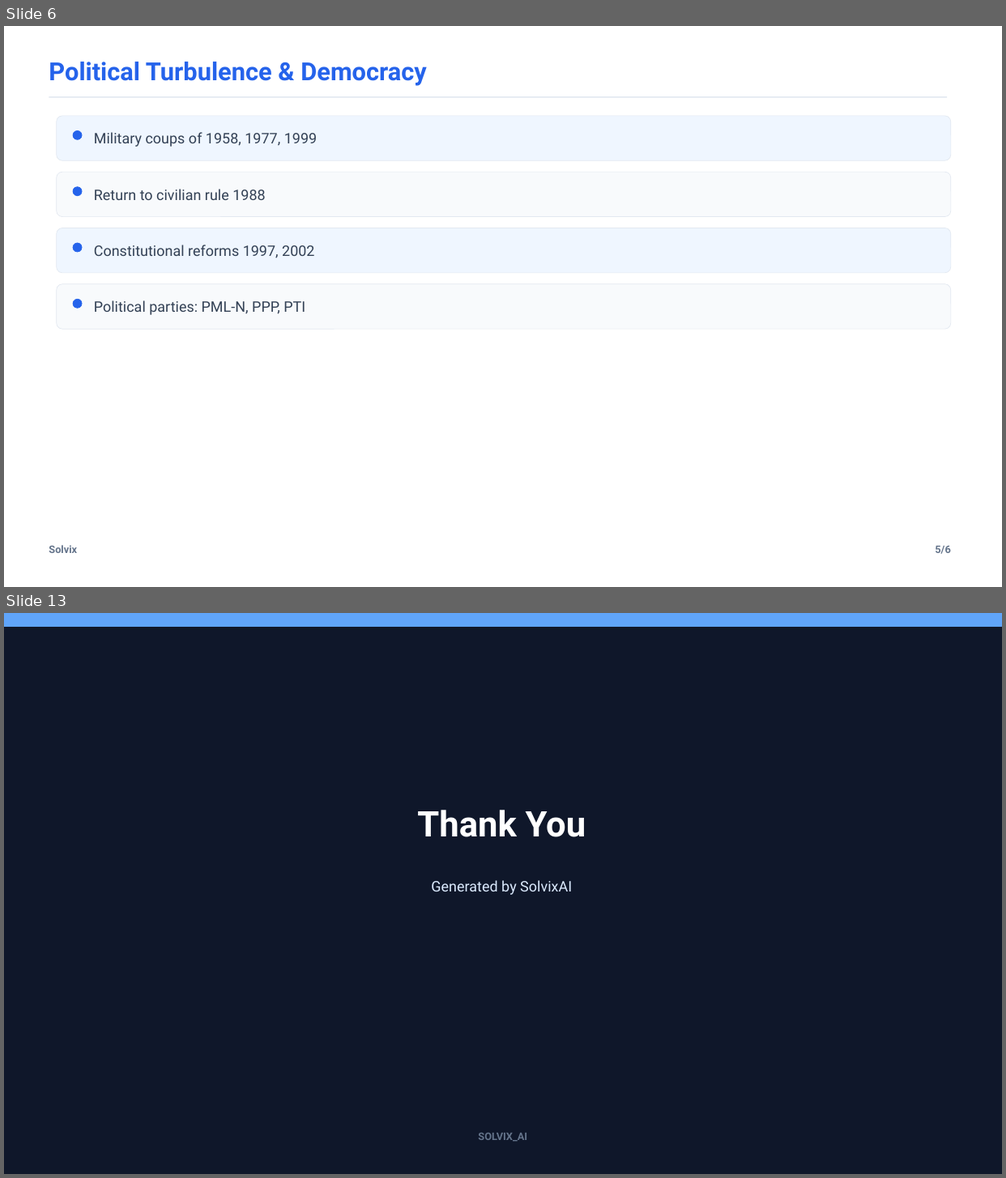
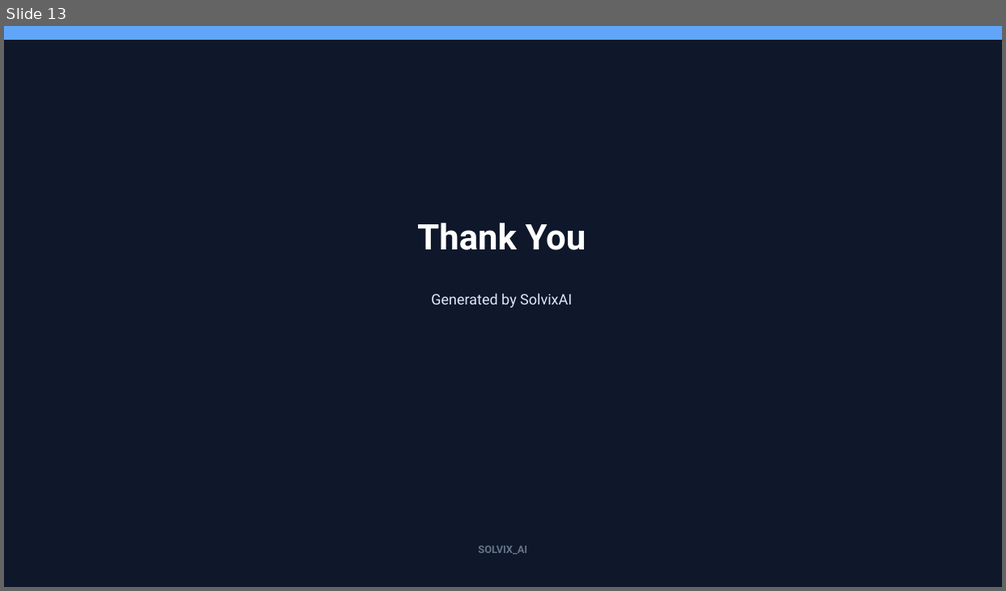
Before and after one commit to SirajAbid17/Solvix, a slide deck: backend/services/agent/presentation.pptx. Shown one above the other, each under a label of ours: slides 6 and 13 before the commit, slide 13 after it; the slides between them are not shown. The pictures are 1006x1178 and 1006x591 pixels, drawn with LibreOffice and Linux fonts; fonts in the diff are those of the drawing. Boxes give left, top, right and bottom in pixels: in the first picture for what was removed or moved away, otherwise in the second. Text is boxed around its words. In the diff, an @@ line names an element or a change of style, - is before the commit and + after.

```diff
--- a/backend/services/agent/presentation.pptx
+++ b/backend/services/agent/presentation.pptx
@@ slide 6 removed at box(4, 26, 1002, 587), background #FFFFFF @@
@@ text removed at box(49, 62, 427, 86) @@
-Political Turbulence & Democracy
@@ line removed from (49, 97) to (948, 97) @@
@@ rounded rectangle removed at box(57, 116, 951, 160) @@
@@ ellipse removed at box(73, 130, 82, 139) @@
@@ text removed at box(94, 132, 317, 147) @@
-Military coups of 1958, 1977, 1999
@@ rounded rectangle removed at box(57, 172, 951, 217) @@
@@ ellipse removed at box(73, 187, 82, 196) @@
@@ text removed at box(94, 189, 265, 200) @@
-Return to civilian rule 1988
@@ rounded rectangle removed at box(57, 228, 951, 273) @@
@@ ellipse removed at box(73, 243, 82, 252) @@
@@ text removed at box(94, 245, 314, 258) @@
-Constitutional reforms 1997, 2002
@@ rounded rectangle removed at box(57, 284, 951, 329) @@
@@ ellipse removed at box(73, 299, 82, 308) @@
@@ text removed at box(94, 301, 305, 315) @@
-Political parties: PML‑N, PPP, PTI
@@ text removed at box(49, 545, 77, 553) @@
-Solvix
@@ text removed at box(935, 546, 950, 554) @@
-5/6
```
Also in this commit, not shown: 6 slides changed, 6 slides added, 5 other slides removed, 25 other files.
